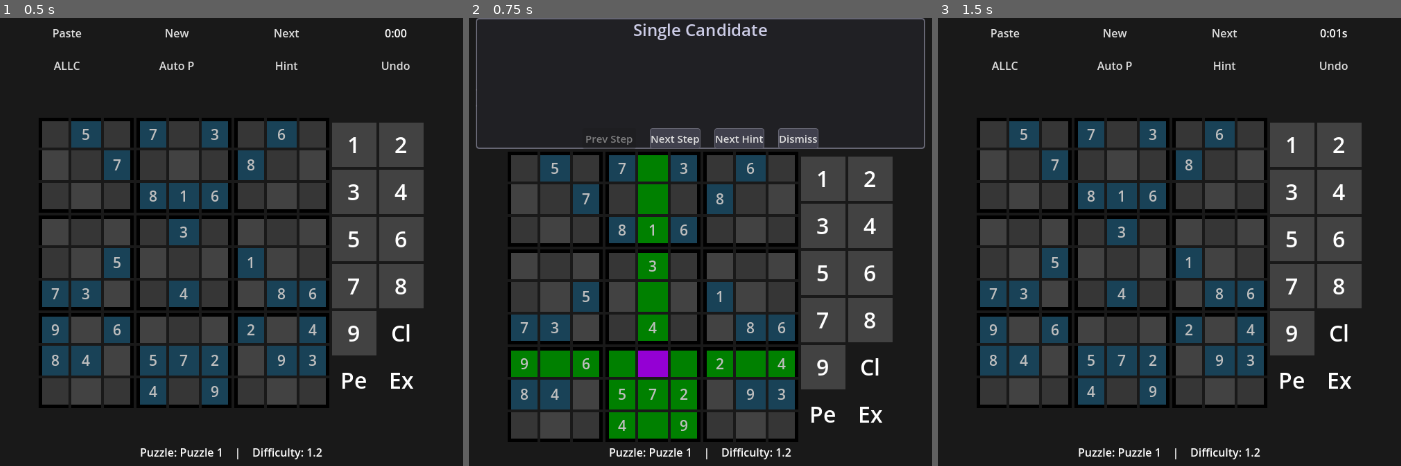
Above: before the commit, frames 1-3 (left to right).
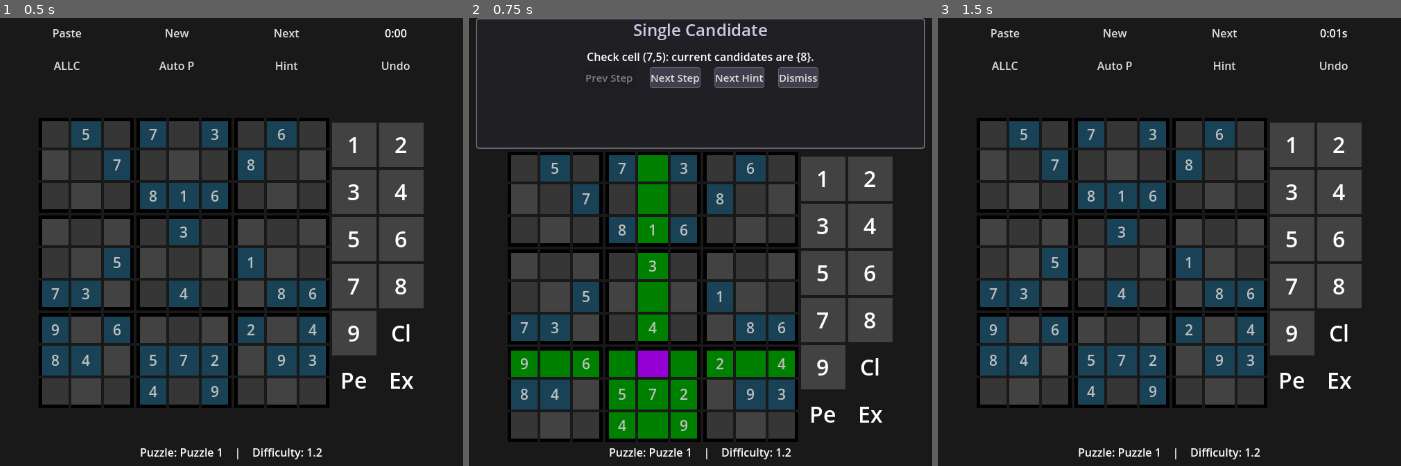
Above: after the commit, the same moments.

Repository: emmertex/nice_sudoku
Game: Godot game, scene res://game_screen.tscn
Two runs of this game, one before a commit and one after it. Both use one fixed random seed, a clock stepped at 60 frames per second and the inputs below.
Inputs:
- Up to frame 1 (0.5 s): no input
- Up to frame 2 (0.75 s): click "Hint" at 0.5 s
- Up to frame 3 (1.5 s): click "Dismiss" at 1.25 s

Frame 1 is identical in both runs. In frame 2, 3.4% of the frame differs, in the area x 24-76%, y 7-30%; in frame 3, nothing differs.

Commit message:
Fixed the hint system layout

Diff:
--- a/hint_popup.gd
+++ b/hint_popup.gd
@@ -10,11 +10,11 @@
 var current_hint_index: int = 0
 
 @onready var title_label = $VBoxContainer/TitleLabel
-@onready var description_label = $VBoxContainer/Scroll/DescriptionLabel
-@onready var next_button = $VBoxContainer/HBoxContainer/NextButton
-@onready var prev_button = $VBoxContainer/HBoxContainer/PrevButton
-@onready var next_hint_button = $VBoxContainer/HBoxContainer/NextHintButton
-@onready var dismiss_button = $VBoxContainer/HBoxContainer/DismissButton
+@onready var description_label = $VBoxContainer/Scroll/PanelContainer/DescriptionLabel
+@onready var next_button = $VBoxContainer/Scroll/PanelContainer/HBoxContainer/NextButton
+@onready var prev_button = $VBoxContainer/Scroll/PanelContainer/HBoxContainer/PrevButton
+@onready var next_hint_button = $VBoxContainer/Scroll/PanelContainer/HBoxContainer/NextHintButton
+@onready var dismiss_button = $VBoxContainer/Scroll/PanelContainer/HBoxContainer/DismissButton
 
 func _ready():
 	next_button.pressed.connect(_on_next_step_pressed)
--- a/hint_popup.tscn
+++ b/hint_popup.tscn
@@ -49,33 +49,35 @@
 size_flags_vertical = 3
 follow_focus = true
 
-[node name="DescriptionLabel" type="RichTextLabel" parent="VBoxContainer/Scroll"]
+[node name="PanelContainer" type="VBoxContainer" parent="VBoxContainer/Scroll"]
 layout_mode = 2
-size_flags_vertical = 3
-bbcode_enabled = false
-fit_content_height = true
-autowrap_mode = 3
+size_flags_horizontal = 3
+alignment = 1
+
+[node name="DescriptionLabel" type="RichTextLabel" parent="VBoxContainer/Scroll/PanelContainer"]
+layout_mode = 2
 text = "This is a detailed description of the hint, explaining the logic behind the technique and why the elimination is possible."
+fit_content = true
+horizontal_alignment = 1
 
-[node name="HBoxContainer" type="HBoxContainer" parent="VBoxContainer"]
+[node name="HBoxContainer" type="HBoxContainer" parent="VBoxContainer/Scroll/PanelContainer"]
 layout_mode = 2
-size_flags_horizontal = 4
-size_flags_vertical = 4
+size_flags_vertical = 0
 theme_override_constants/separation = 20
 alignment = 1
 
-[node name="PrevButton" type="Button" parent="VBoxContainer/HBoxContainer"]
+[node name="PrevButton" type="Button" parent="VBoxContainer/Scroll/PanelContainer/HBoxContainer"]
 layout_mode = 2
 text = "Prev Step"
 
-[node name="NextButton" type="Button" parent="VBoxContainer/HBoxContainer"]
+[node name="NextButton" type="Button" parent="VBoxContainer/Scroll/PanelContainer/HBoxContainer"]
 layout_mode = 2
 text = "Next Step"
 
-[node name="NextHintButton" type="Button" parent="VBoxContainer/HBoxContainer"]
+[node name="NextHintButton" type="Button" parent="VBoxContainer/Scroll/PanelContainer/HBoxContainer"]
 layout_mode = 2
 text = "Next Hint"
 
-[node name="DismissButton" type="Button" parent="VBoxContainer/HBoxContainer"]
+[node name="DismissButton" type="Button" parent="VBoxContainer/Scroll/PanelContainer/HBoxContainer"]
 layout_mode = 2
 text = "Dismiss"
Not shown: 1 places in hint_popup.tscn that only renumber resources
